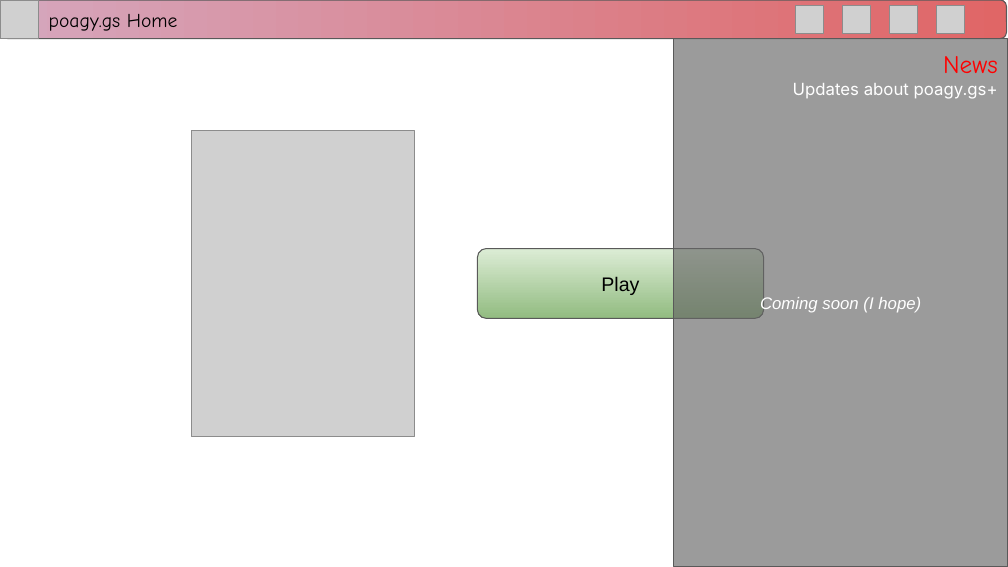
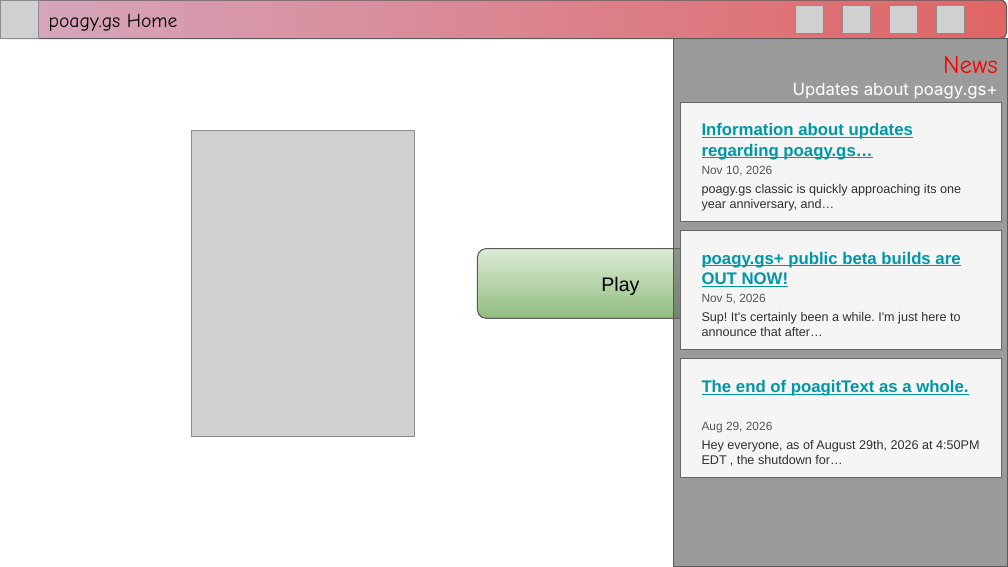
Before and after one commit to RitPigDev/poagy.gs-plus, a slide deck: slide 16 of poagy.gs+.pptx. Drawn at 1008x567 pixels with LibreOffice and Linux fonts; fonts in the diff are those of the drawing; grey boxes stand for pictures; background and template pictures are left out. Boxes give left, top, right and bottom in pixels: in the first picture for what was removed or moved away, otherwise in the second. Text is boxed around its words. In the diff, an @@ line names an element or a change of style, - is before the commit and + after.

```diff
--- a/poagy.gs+.pptx
+++ b/poagy.gs+.pptx
@@ rectangle added at box(680, 102, 1002, 221), fill #F5F5F5, outline #666666 0.7 pt @@
@@ text added at box(702, 123, 913, 160), 12 pt, text #0097A7, bold, underline @@
+Information about updates regarding poagy.gs…
@@ text added at box(702, 165, 772, 176), 8.5 pt, text #555555 @@
+Nov 10, 2026
@@ text added at box(702, 184, 961, 211), 9 pt, text #303030 @@
+poagy.gs classic is quickly approaching its one year anniversary, and…
@@ rectangle added at box(680, 230, 1002, 349), fill #F5F5F5, outline #666666 0.7 pt @@
@@ text added at box(702, 252, 960, 287), 12 pt, text #0097A7, bold, underline @@
+poagy.gs+ public beta builds are OUT NOW!
@@ text added at box(702, 293, 765, 303), 8.5 pt, text #555555 @@
+Nov 5, 2026
@@ text removed at box(760, 295, 921, 313) @@
-Coming soon (I hope)
@@ text added at box(702, 312, 961, 336), 9 pt, text #303030 @@
+Sup! It's certainly been a while. I'm just here to announce that after…
@@ rectangle added at box(680, 359, 1002, 478), fill #F5F5F5, outline #666666 0.7 pt @@
@@ text added at box(702, 380, 968, 396), 12 pt, text #0097A7, bold, underline @@
+The end of poagitText as a whole.
@@ text added at box(702, 421, 773, 433), 8.5 pt, text #555555 @@
+Aug 29, 2026
@@ text added at box(702, 440, 979, 464), 9 pt, text #303030 @@
+Hey everyone, as of August 29th, 2026 at 4:50PM EDT , the shutdown for…
```
Also in this commit, not shown: 13 other slides changed.
